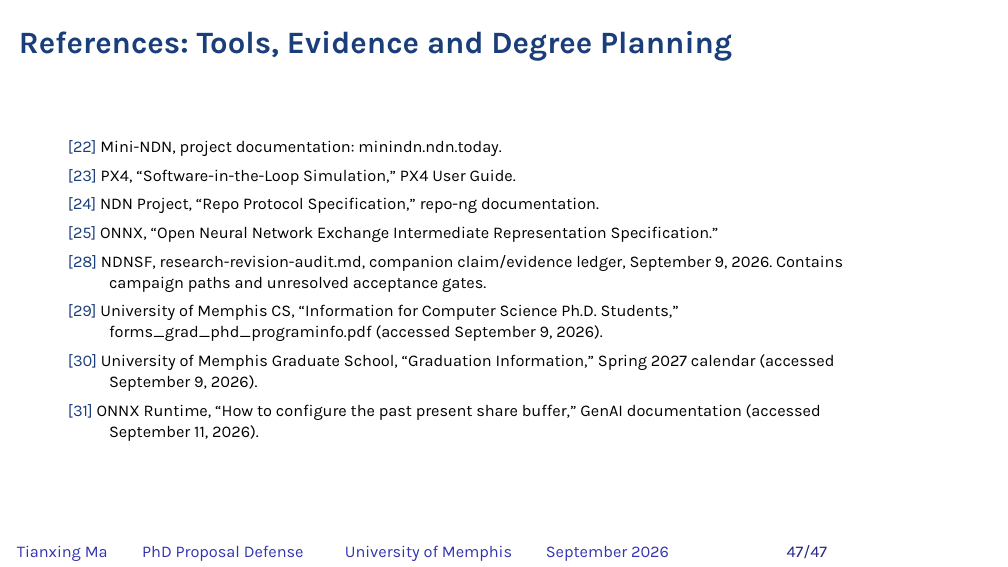
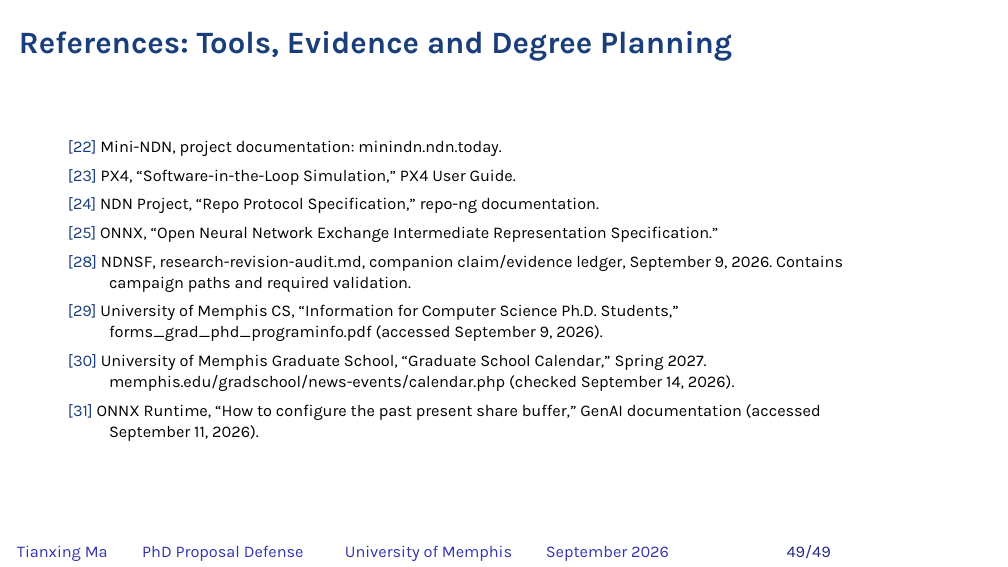
Before and after one commit to matianxing1992/NDN_Service_Framework, a slide deck: slide 49 of docs/PAPER/proposal-defense/slides/NDNSF_proposal_hybrid_editable.pptx (slide 47 before the commit). Drawn at 1008x567 pixels with LibreOffice and Linux fonts; fonts in the diff are those of the drawing; background and template pictures are left out. Boxes give left, top, right and bottom in pixels: in the first picture for what was removed or moved away, otherwise in the second. Text is boxed around its words. In the diff, an @@ line names an element or a change of style, - is before the commit and + after.

```diff
--- a/docs/PAPER/proposal-defense/slides/NDNSF_proposal_hybrid_editable.pptx
+++ b/docs/PAPER/proposal-defense/slides/NDNSF_proposal_hybrid_editable.pptx
@@ text at (109, 276, 411, 292): text changed @@
-campaign paths and unresolved acceptance gates.
+campaign paths and required validation.
@@ text at (68, 354, 707, 370): text changed @@
-[30] University of Memphis Graduate School, “Graduation Information,” Spring 2027 calendar (accessed
+[30] University of Memphis Graduate School, “Graduate School Calendar,” Spring 2027.
@@ text at (109, 375, 735, 391): text changed @@
-September 9, 2026).
+memphis.edu/gradschool/news-events/calendar.php (checked September 14, 2026).
@@ text at (787, 545, 831, 558): text changed @@
-47/47
+49/49
```
Also in this commit, not shown: 45 other slides changed, 2 slides added, 31 other files.
